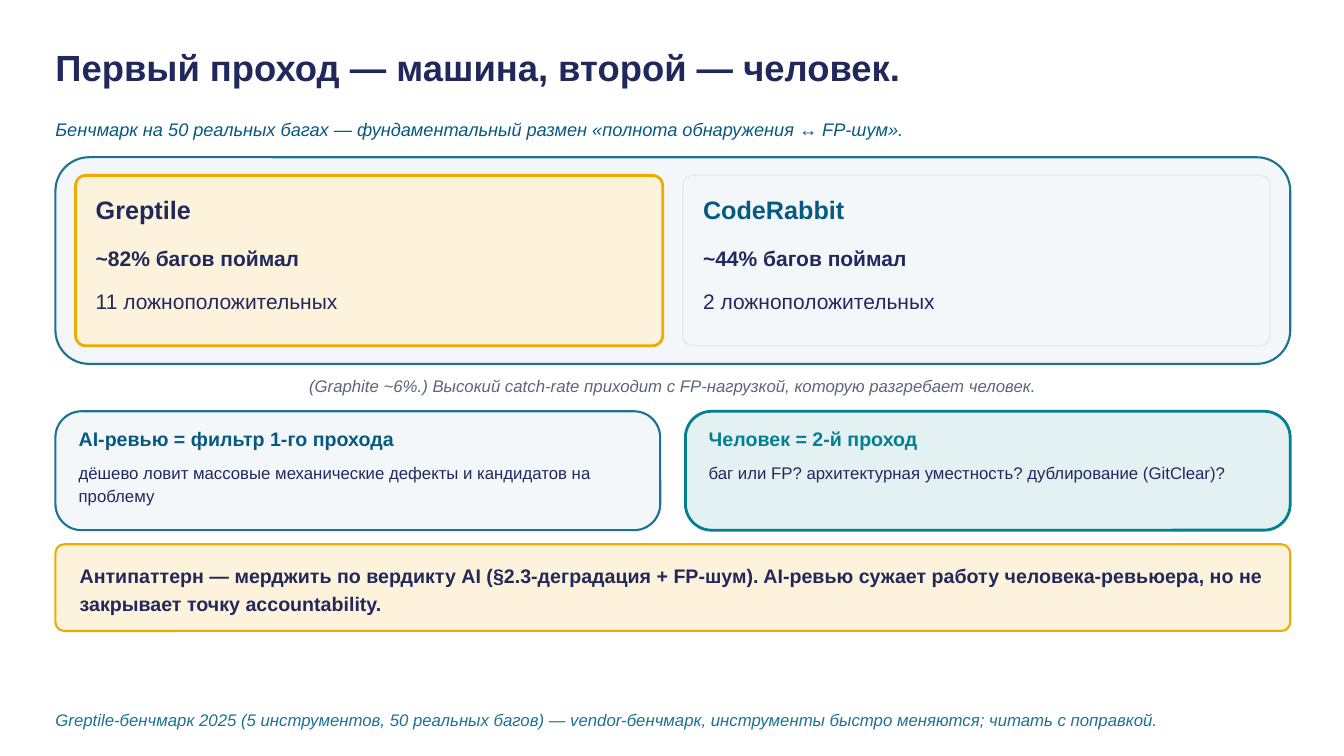
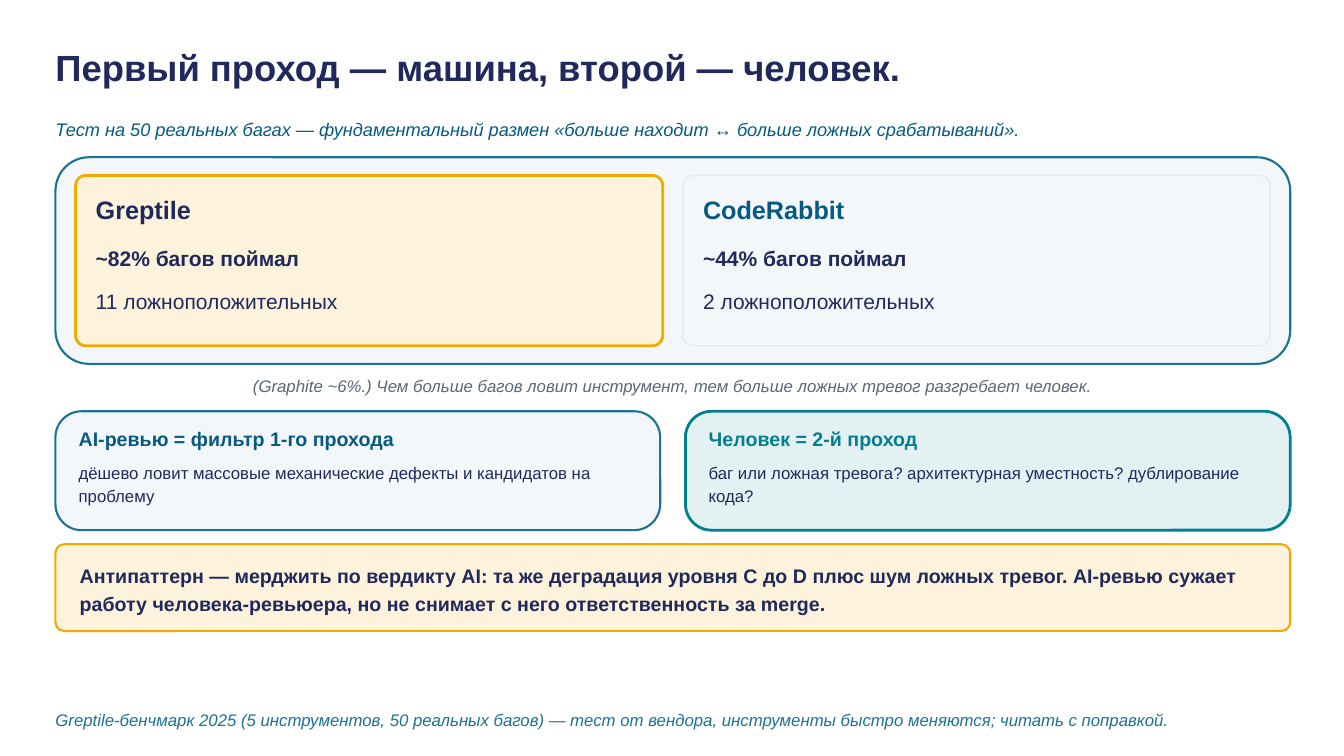
Before and after one commit to tellina-study/AI-usage-lessons, a slide deck: slide 20 of library/lectures/lec-04/rendered/lec-04.pptx. Drawn at 1344x756 pixels with LibreOffice and Linux fonts; fonts in the diff are those of the drawing. Boxes give left, top, right and bottom in pixels: in the first picture for what was removed or moved away, otherwise in the second. Text is boxed around its words. In the diff, an @@ line names an element or a change of style, - is before the commit and + after.

```diff
--- a/library/lectures/lec-04/rendered/lec-04.pptx
+++ b/library/lectures/lec-04/rendered/lec-04.pptx
@@ text at [55,122,1020,140]: text changed @@
-Бенчмарк на 50 реальных багах — фундаментальный размен «полнота обнаружения ↔ FP-шум».
+Тест на 50 реальных багах — фундаментальный размен «больше находит ↔ больше ложных срабатываний».
@@ text at [253,380,1092,396]: text changed @@
-(Graphite ~6%.) Высокий catch-rate приходит с FP-нагрузкой, которую разгребает человек.
+(Graphite ~6%.) Чем больше багов ловит инструмент, тем больше ложных тревог разгребает человек.
@@ text at [709,466,1239,506]: text changed @@
-баг или FP? архитектурная уместность? дублирование (GitClear)?
+баг или ложная тревога? архитектурная уместность? дублирование кода?
@@ text at [80,569,1235,615]: text changed @@
-Антипаттерн — мерджить по вердикту AI (§2.3-деградация + FP-шум). AI-ревью сужает работу человека-ревьюера, но не закрывает точку accountability.
+Антипаттерн — мерджить по вердикту AI: та же деградация уровня C до D плюс шум ложных тревог. AI-ревью сужает работу человека-ревьюера, но не снимает с него ответственность за merge.
@@ text at [55,713,1168,730]: text changed @@
-Greptile-бенчмарк 2025 (5 инструментов, 50 реальных багов) — vendor-бенчмарк, инструменты быстро меняются; читать с поправкой.
+Greptile-бенчмарк 2025 (5 инструментов, 50 реальных багов) — тест от вендора, инструменты быстро меняются; читать с поправкой.
```
Also in this commit, not shown: 23 other slides changed, 2 slides added, 2 slides removed, 9 other files.
